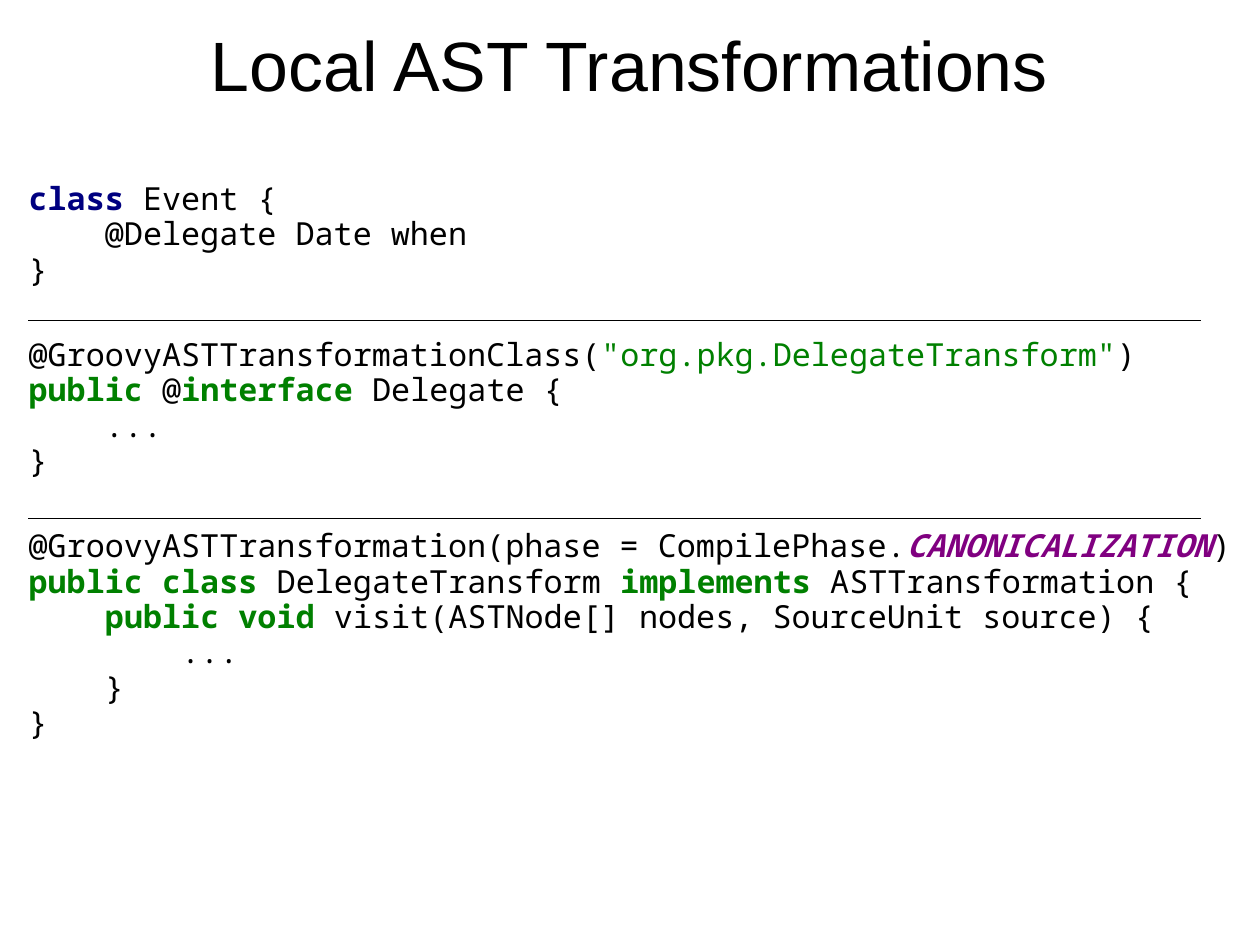
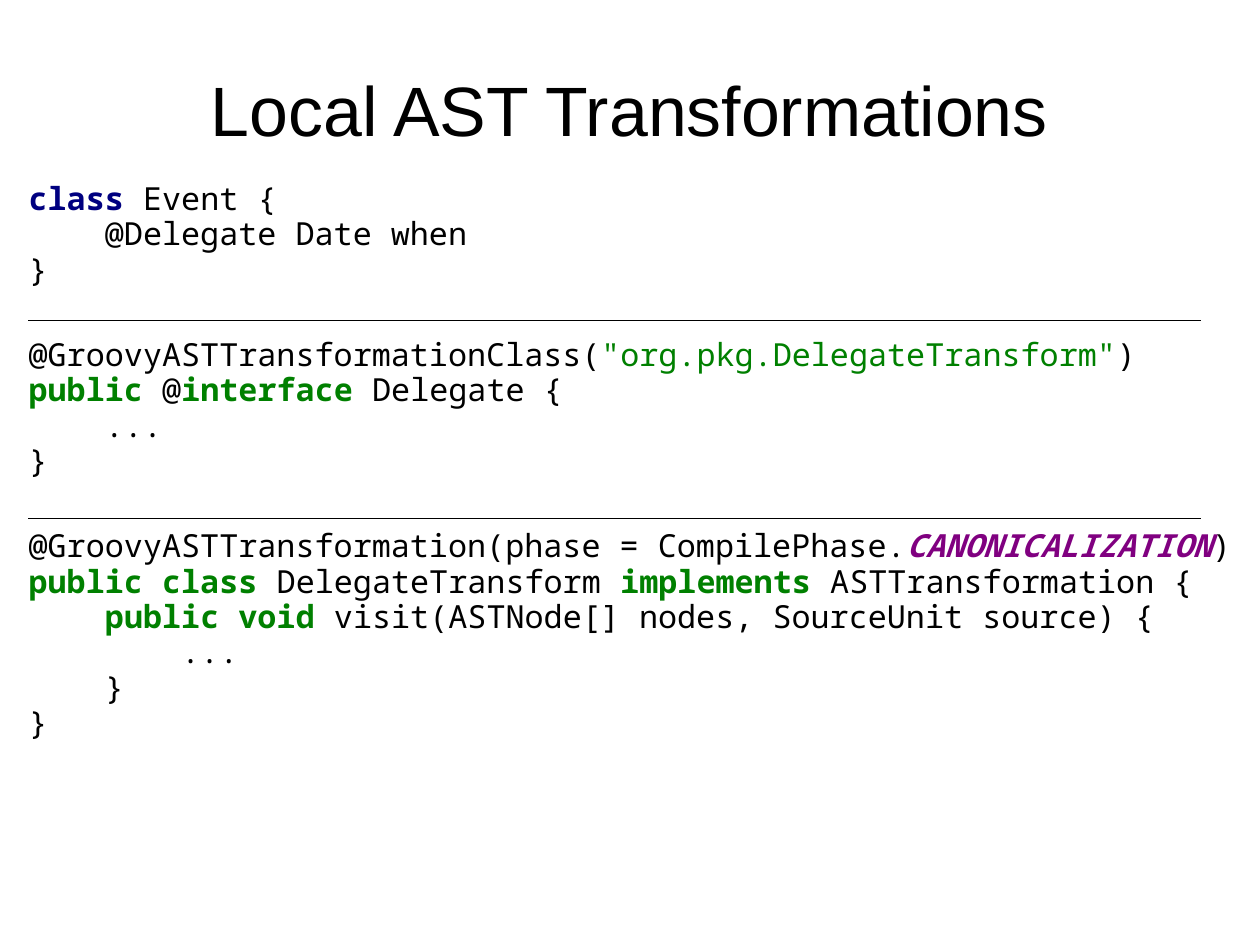
Before and after one commit to HamletDRC/presentations, a slide deck: slide 41 of asttransformations/CodeGeneration_SDC.odp (slide 31 before the commit). Drawn at 1260x945 pixels with LibreOffice and Linux fonts; fonts in the diff are those of the drawing. Boxes give left, top, right and bottom in pixels: in the first picture for what was removed or moved away, otherwise in the second. Text is boxed around its words. In the diff, an @@ line names an element or a change of style, - is before the commit and + after.

```diff
--- a/asttransformations/CodeGeneration_SDC.odp
+++ b/asttransformations/CodeGeneration_SDC.odp
@@ title "Local AST Transformations": place and size @@
-title "Local AST Transformations" at [211,40,1048,92]
+title "Local AST Transformations" at [211,85,1048,137]
```
Also in this commit, not shown: 8 other slides changed, 12 slides added, 2 slides removed, 4 other files.
